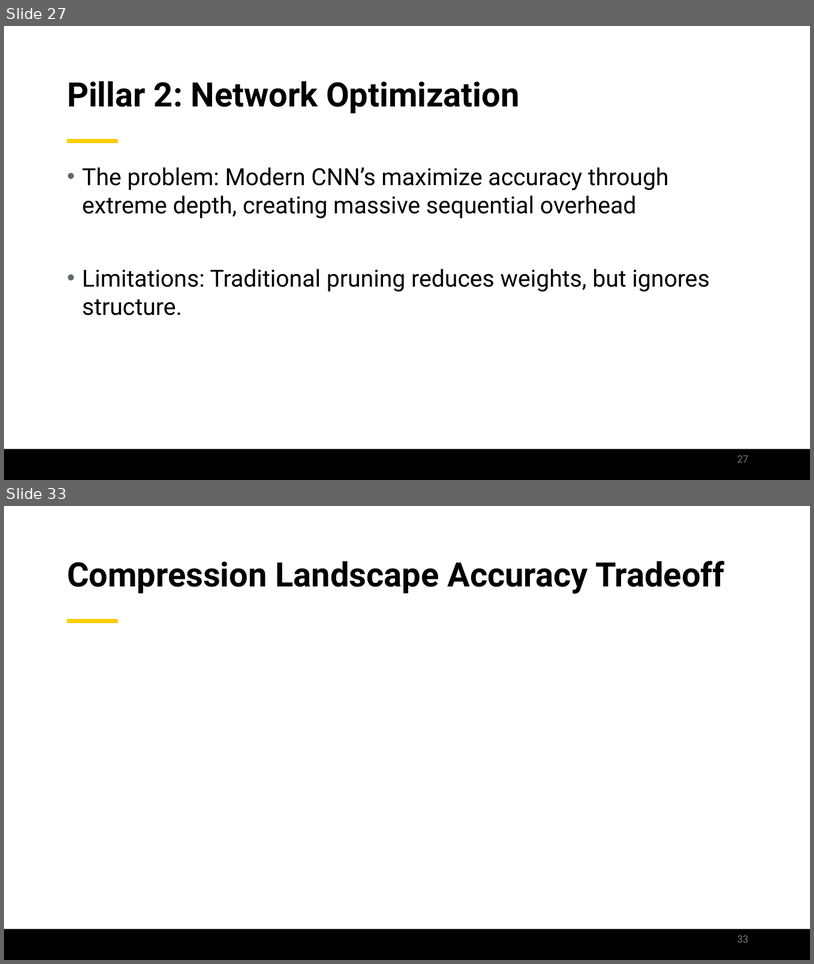
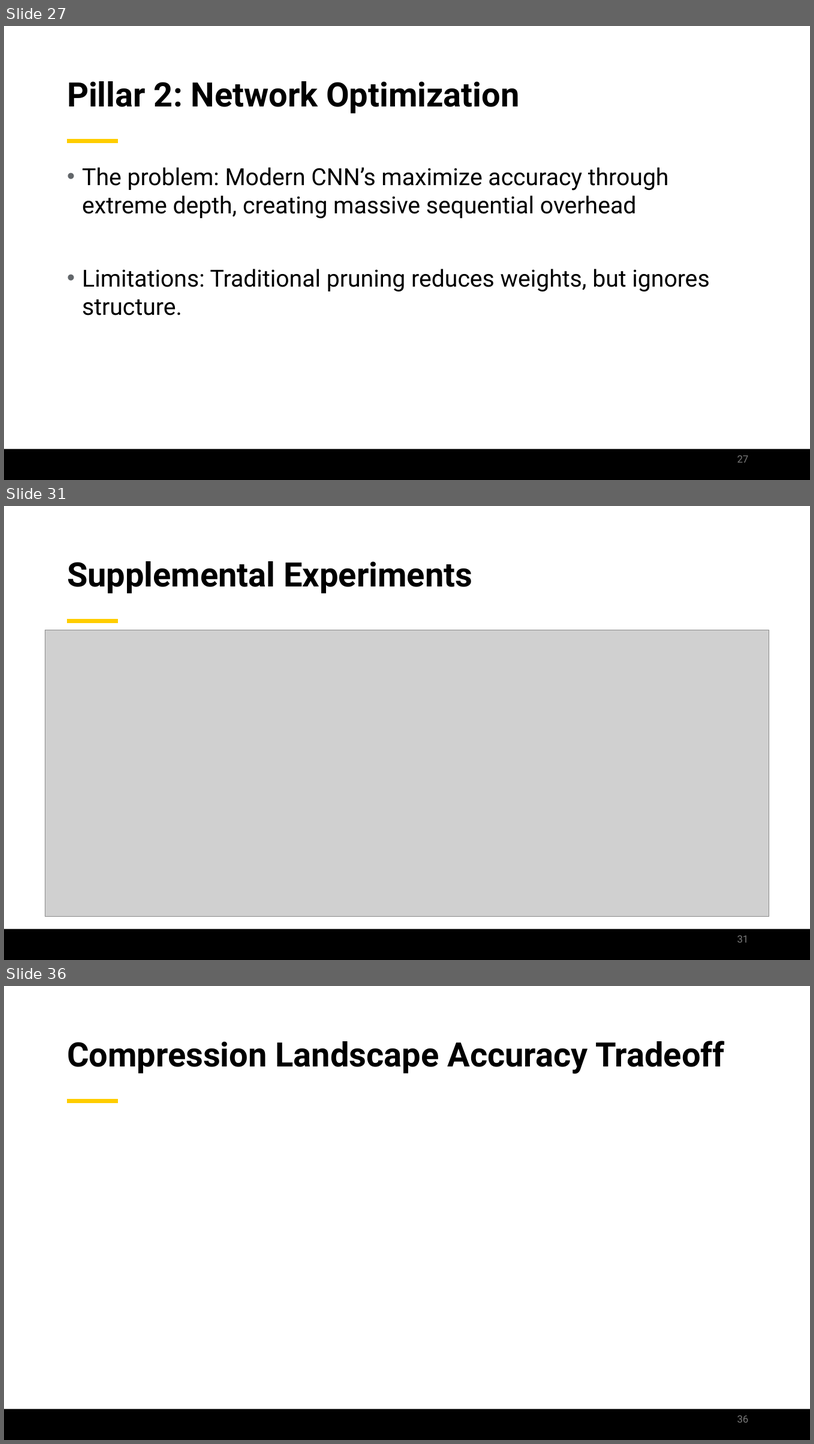
Before and after one commit to jamilgafur/Presentation, a slide deck: Presentation.pptx. Shown one above the other, each under a label of ours: slides 27 and 33 before the commit, slides 27, 31 and 36 after it; the slides between them are not shown. The pictures are 814x964 and 814x1444 pixels, drawn with LibreOffice and Linux fonts; fonts in the diff are those of the drawing; grey boxes stand for pictures; background and template pictures are left out. Boxes give left, top, right and bottom in pixels: in the first picture for what was removed or moved away, otherwise in the second. Text is boxed around its words. In the diff, an @@ line names an element or a change of style, - is before the commit and + after.

```diff
--- a/Presentation.pptx
+++ b/Presentation.pptx
@@ slide 31 added at [4,506,810,960], background #FFFFFF; not listed: 2 template elements that a slide beside it also shows @@
@@ title added at [67,561,473,594], 40 pt, text #000000, bold @@
+Supplemental Experiments
@@ picture added at [45,630,769,916] @@
@@ page number added at [738,935,749,942], 12 pt, text #797979 @@
+31
@@ what was slide 33 is now slide 36 @@
@@ page number at [738,1415,749,1422]: text changed @@
-33
+36
```
Also in this commit, not shown: 6 slides changed, 2 other slides added.
